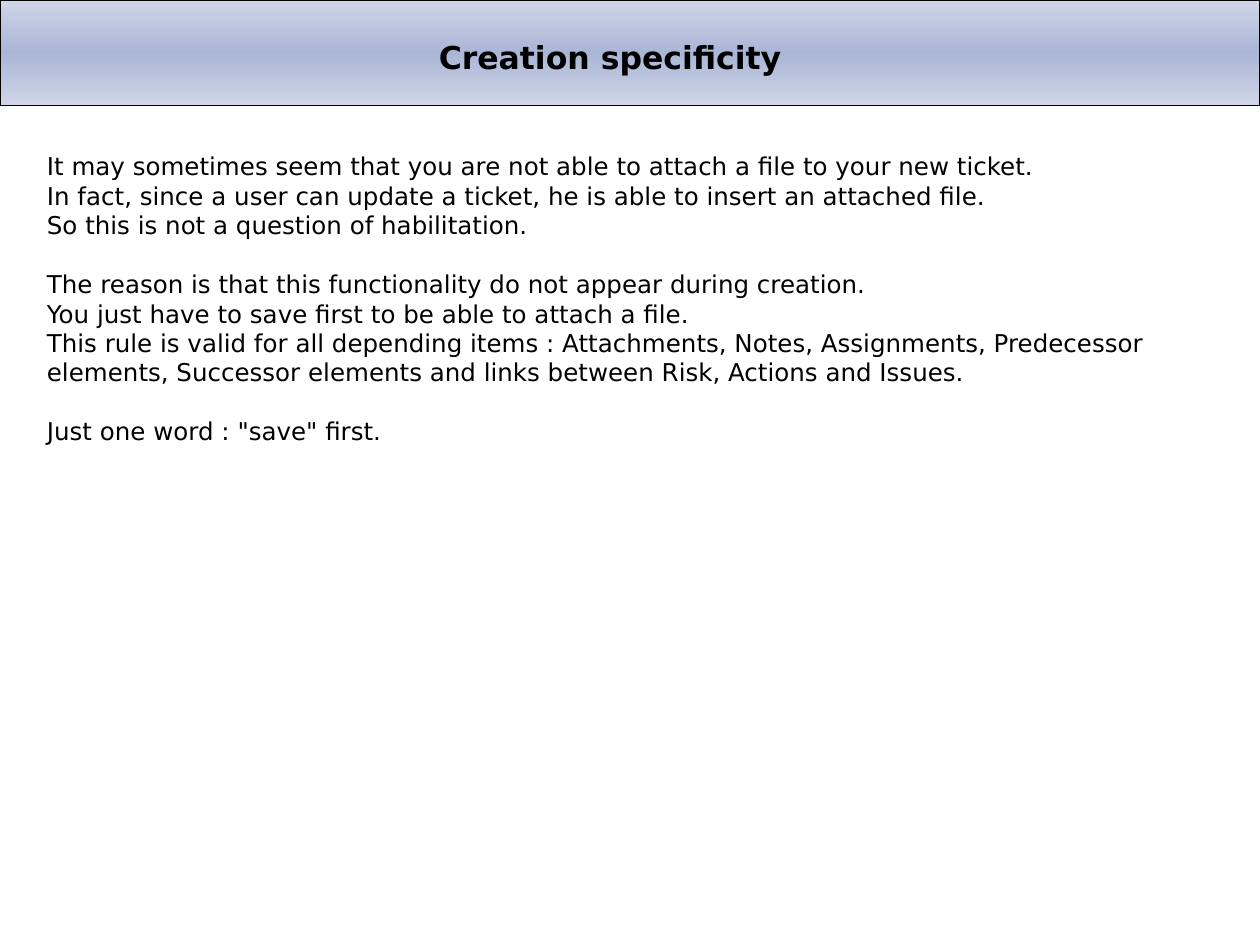
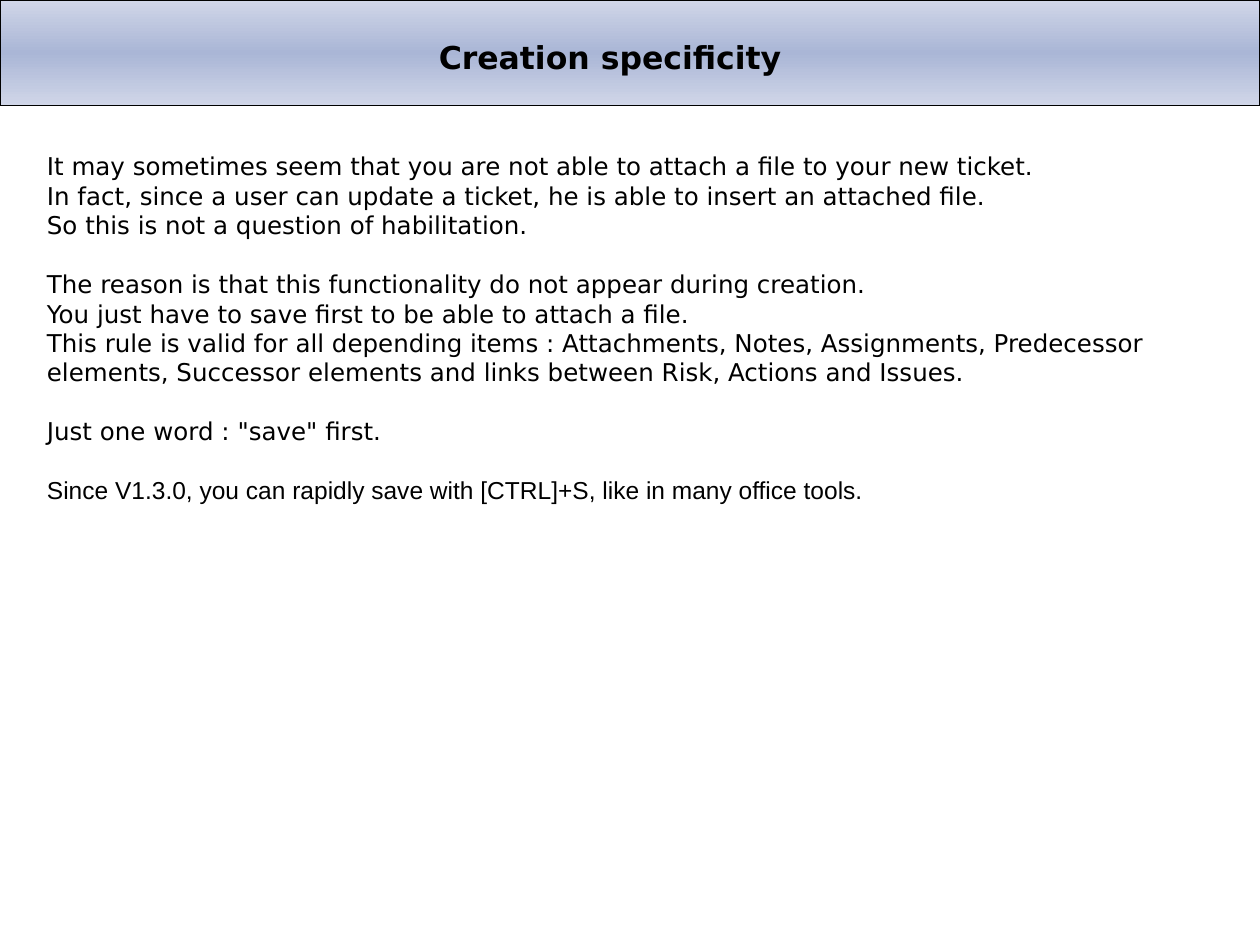
Before and after one commit to projeqtor/main, a slide deck: slide 17 of branches/V1.4/projector/manual/Project'Or RIA.ppt (slide 13 before the commit). Drawn at 1260x945 pixels with LibreOffice and Linux fonts; fonts in the diff are those of the drawing; background and template pictures are left out. Boxes give left, top, right and bottom in pixels: in the first picture for what was removed or moved away, otherwise in the second. Text is boxed around its words. In the diff, an @@ line names an element or a change of style, - is before the commit and + after.

```diff
--- a/branches/V1.4/projector/manual/Project'Or RIA.ppt
+++ b/branches/V1.4/projector/manual/Project'Or RIA.ppt
@@ text at <box>47,481,863,504</box>: paragraph added @@
+Since V1.3.0, you can rapidly save with [CTRL]+S, like in many office tools.
```
Also in this commit, not shown: 1 other slide changed, 8 slides added, 1 slide removed, 1 other file.
